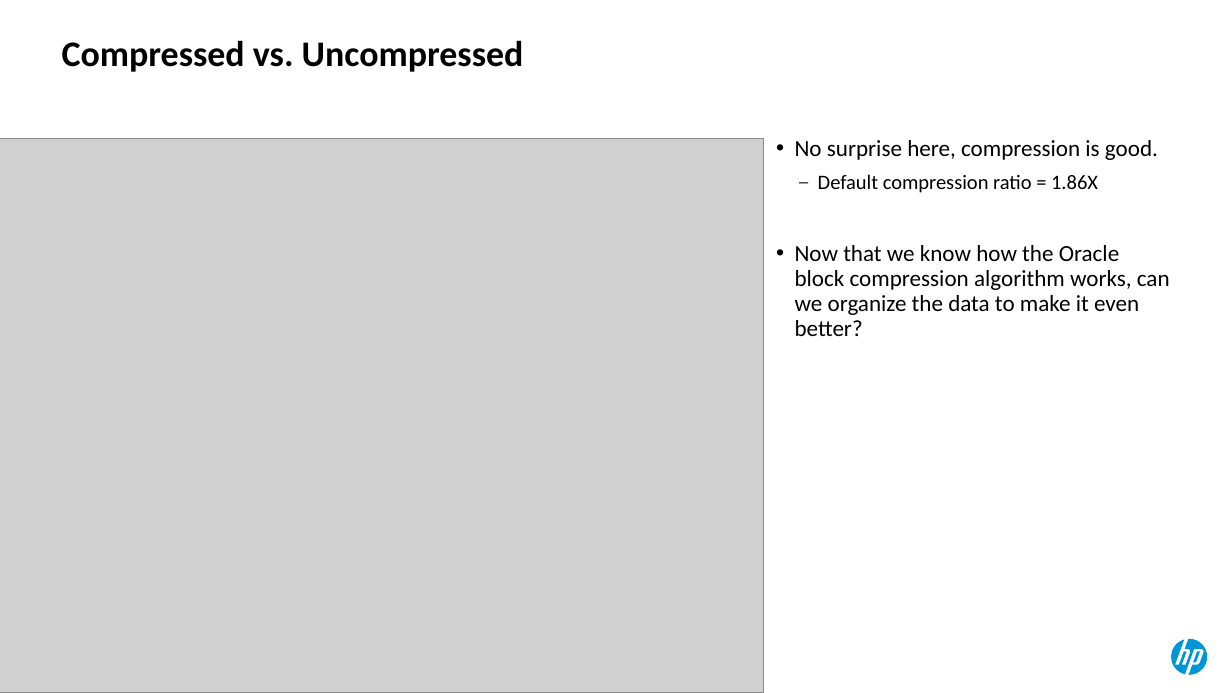
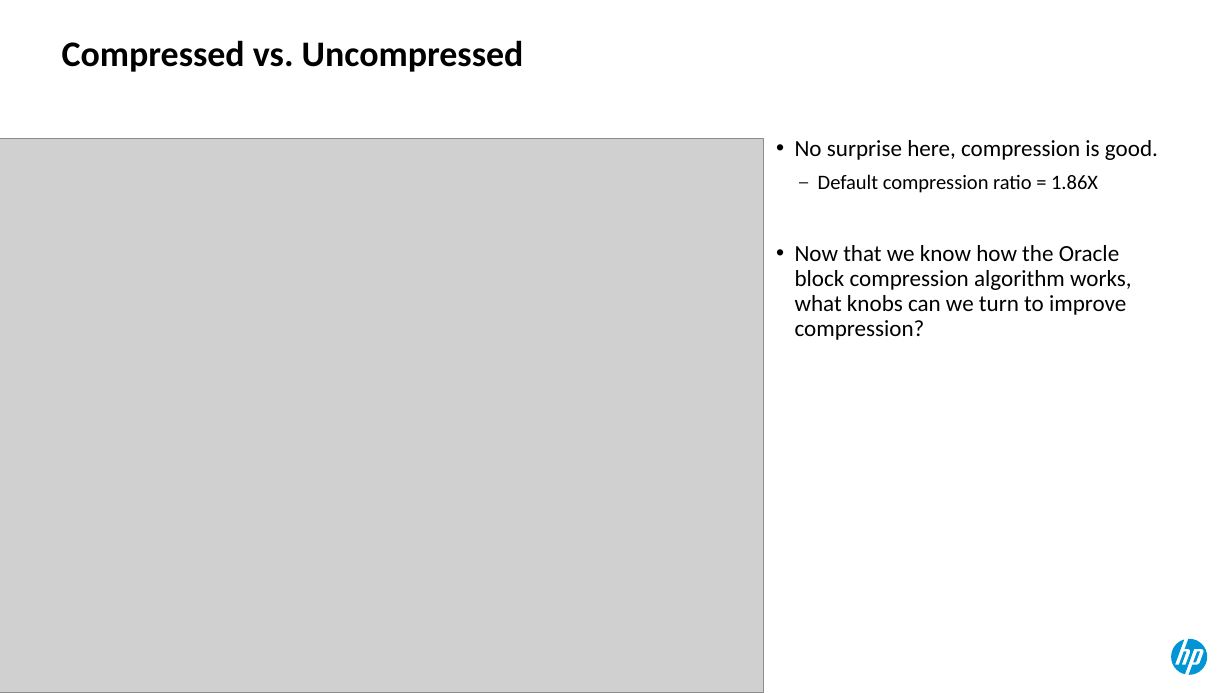
Before and after one commit to Dyland28/HP-Data-Compression, a slide deck: slide 13 of compression_sand_weiss_hotsos_2018.pptx. Drawn at 1232x693 pixels with LibreOffice and Linux fonts; fonts in the diff are those of the drawing; grey boxes stand for pictures. Boxes give left, top, right and bottom in pixels: in the first picture for what was removed or moved away, otherwise in the second. Text is boxed around its words. In the diff, an @@ line names an element or a change of style, - is before the commit and + after.

```diff
--- a/compression_sand_weiss_hotsos_2018.pptx
+++ b/compression_sand_weiss_hotsos_2018.pptx
@@ text at (795, 245, 1132, 340): text changed @@
-• Now that we know how the Oracle block compression algorithm works, can we organize the data to make it even better?
+• Now that we know how the Oracle block compression algorithm works, what knobs can we turn to improve compression?
```
Also in this commit, not shown: 4 other slides changed, 3 slides added, 2 slides removed.
